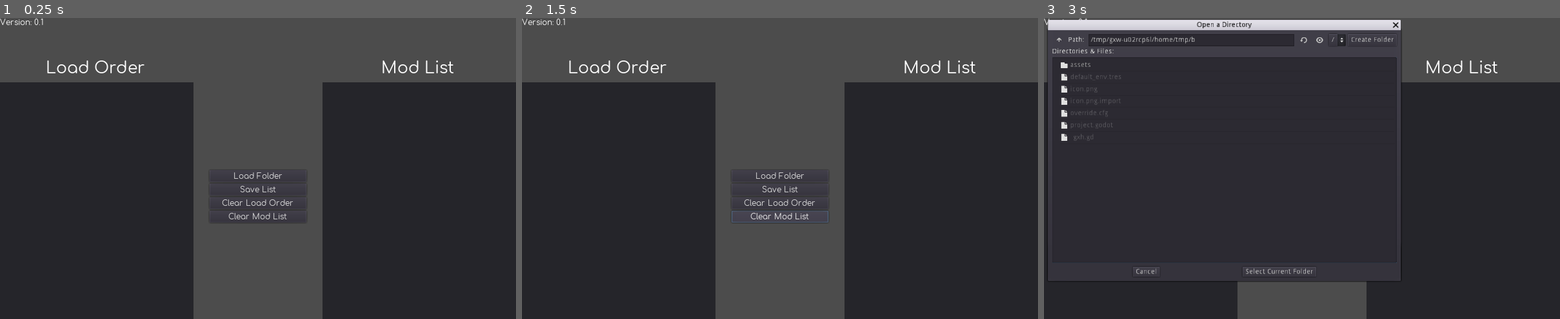
Above: before the commit, frames 1-3 (left to right).
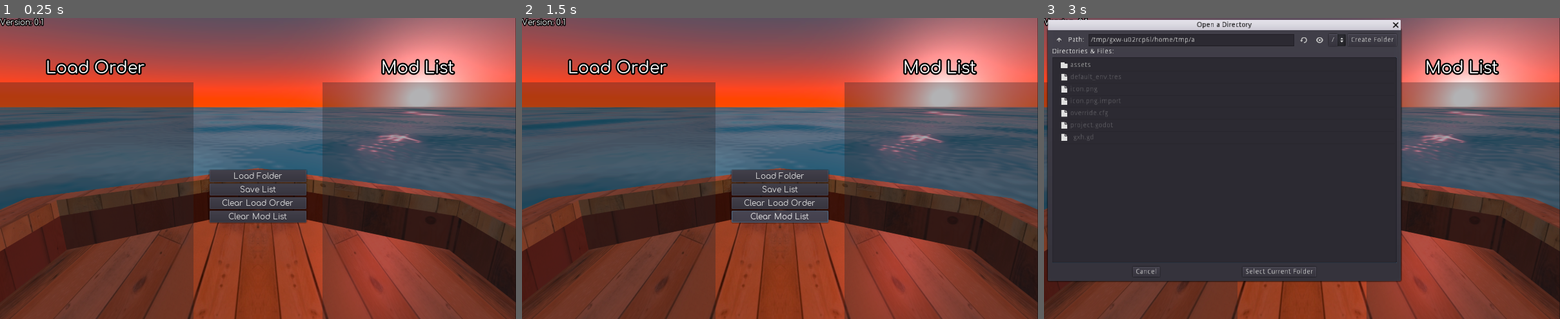
Above: after the commit, the same moments.

Repository: sitton76/Shipdeck
Game: Godot game, scene res://assets/objects/Main.tscn
Same seed, same stepped clock (60 frames per second), same inputs: the game is played once before the commit and once after it.
Inputs:
- Up to frame 1 (0.25 s): no input
- Up to frame 2 (1.5 s): click "Clear Mod List" at 0.5 s; click "Clear Mod List" at 1.25 s
- Up to frame 3 (3 s): click "Clear Mod List" at 2 s; click "Load Folder" at 2.75 s

The runs differ from the first frame. In frame 1, 90% of the frame differs, in the area x 0-100%, y 0-100%; in frame 2, 90%; in frame 3, 37%.

Commit message:
Added background image to make it look a tad bit better

Diff:
--- a/assets/objects/Main.tscn
+++ b/assets/objects/Main.tscn
@@ -1,10 +1,13 @@
-[gd_scene load_steps=7 format=2]
+[gd_scene load_steps=8 format=2]
 
 [ext_resource path="res://assets/objects/Main.gd" type="Script" id=1]
 [ext_resource path="res://assets/fonts/Comfortaa-Regular.ttf" type="DynamicFontData" id=2]
+[ext_resource path="res://assets/ship_image.png" type="Texture" id=3]
 
 [sub_resource type="DynamicFont" id=3]
 size = 32
+outline_size = 3
+outline_color = Color( 0, 0, 0, 1 )
 font_data = ExtResource( 2 )
 
 [sub_resource type="DynamicFont" id=1]
@@ -14,12 +17,23 @@
 font_data = ExtResource( 2 )
 
 [sub_resource type="DynamicFont" id=4]
+outline_size = 2
+outline_color = Color( 0, 0, 0, 1 )
 font_data = ExtResource( 2 )
 
 [node name="Main" type="Node"]
 script = ExtResource( 1 )
 
+[node name="ShipImage" type="Sprite" parent="."]
+position = Vector2( 512, 302 )
+scale = Vector2( 0.592936, 0.602386 )
+texture = ExtResource( 3 )
+__meta__ = {
+"_edit_lock_": true
+}
+
 [node name="L_window_BG" type="Panel" parent="."]
+modulate = Color( 1, 1, 1, 0.352941 )
 margin_top = 128.0
 margin_right = 384.0
 margin_bottom = 600.0
@@ -47,6 +61,7 @@
 scroll_active = false
 
 [node name="R_window_BG" type="Panel" parent="."]
+modulate = Color( 1, 1, 1, 0.352941 )
 margin_left = 640.0
 margin_top = 128.0
 margin_right = 1024.0
@@ -125,7 +140,7 @@
 position = Vector2( 512, 300 )
 current = true
 
-[node name="Label" type="Label" parent="."]
+[node name="version_label" type="Label" parent="."]
 margin_right = 40.0
 margin_bottom = 14.0
 custom_fonts/font = SubResource( 4 )
Binary file added: assets/ship_image.png
Not shown, added: assets/ship_image.png.import
